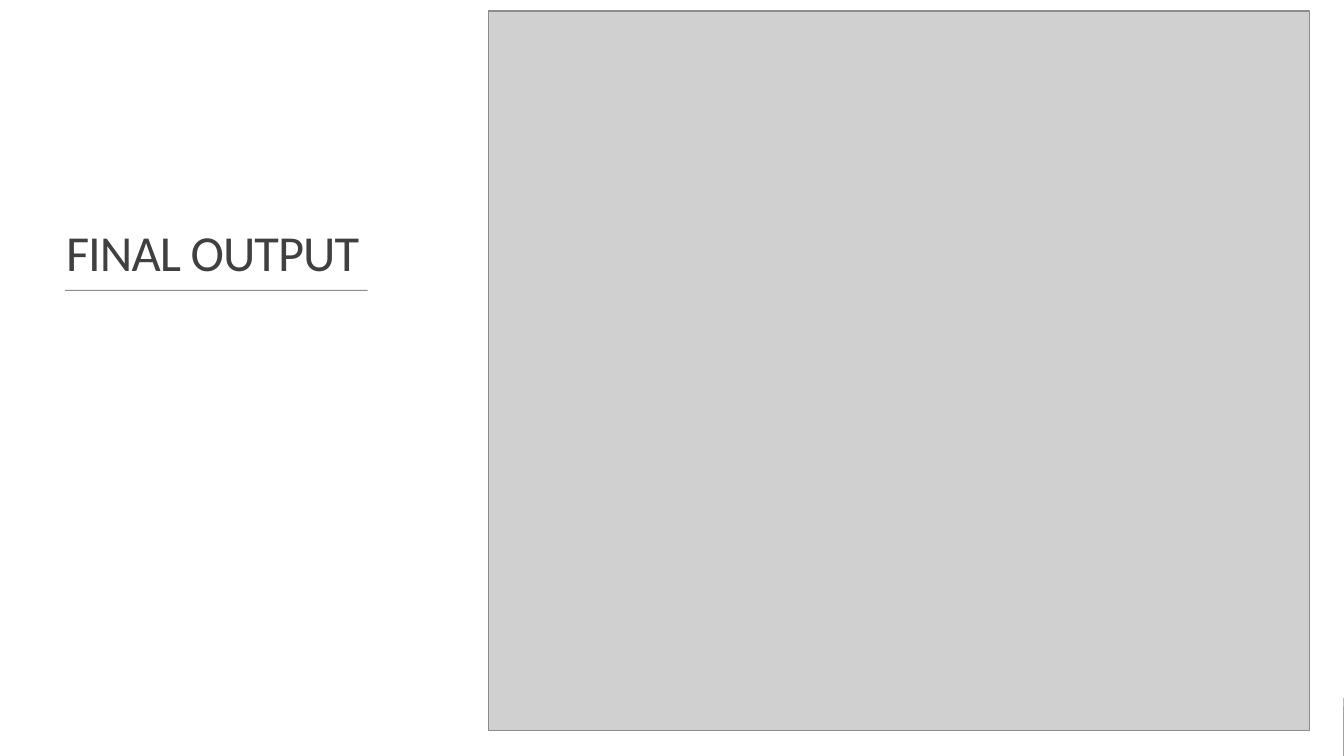
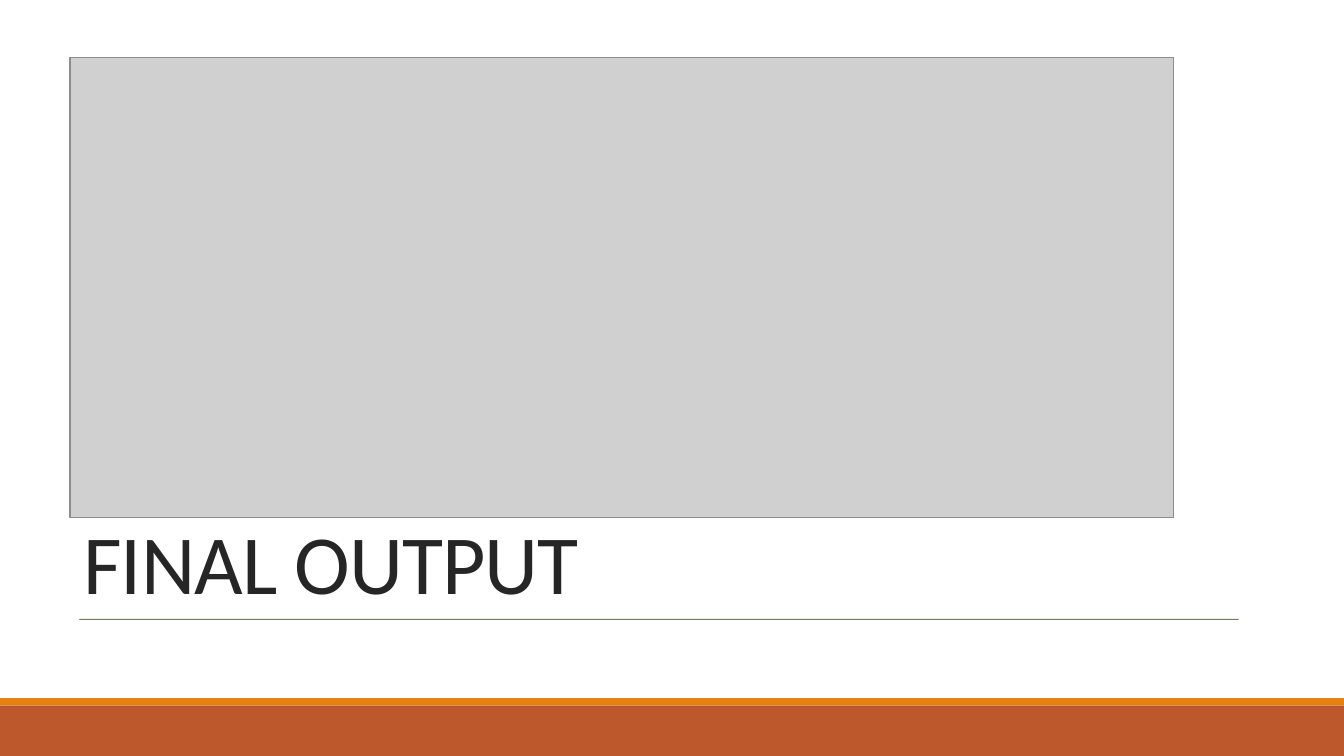
Before and after one commit to VeenaAlphonsa/neocortexapi-classification, a slide deck: slide 12 of MySEProject/Documentation/Presentation - ANALYSE IMAGE CLASSIFICATION.pptx (slide 11 before the commit). Drawn at 1344x756 pixels with LibreOffice and Linux fonts; fonts in the diff are those of the drawing; grey boxes stand for pictures. Boxes give left, top, right and bottom in pixels: in the first picture for what was removed or moved away, otherwise in the second. Text is boxed around its words. In the diff, an @@ line names an element or a change of style, - is before the commit and + after.

```diff
--- a/MySEProject/Documentation/Presentation - ANALYSE IMAGE CLASSIFICATION.pptx
+++ b/MySEProject/Documentation/Presentation - ANALYSE IMAGE CLASSIFICATION.pptx
@@ rectangle: place and size @@
-rectangle at <box>0,0,1344,755</box>
+rectangle at <box>0,0,1344,699</box>
@@ picture removed at <box>488,11,1309,731</box> @@
@@ picture added at <box>70,58,1173,517</box> @@
@@ line removed from (65, 290) to (367, 290) @@
@@ title "FINAL OUTPUT": place and size @@
-title "FINAL OUTPUT" at <box>66,238,360,272</box>
+title "FINAL OUTPUT" at <box>83,539,578,595</box>
@@ title "FINAL OUTPUT" at <box>83,539,578,595</box>: size 27 to 45 pt, text colour #404040 to #262626 @@
@@ line added from (79, 620) to (1239, 620), #637052 0.5 pt @@
```
Also in this commit, not shown: 2 other slides changed, 1 slide added, 2 other files.
